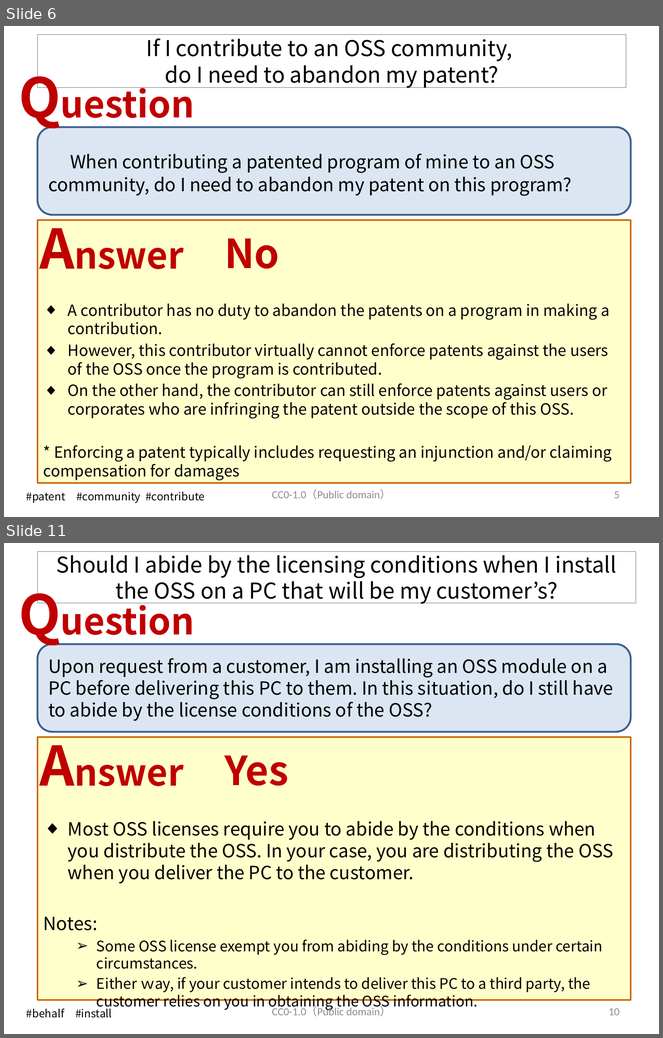
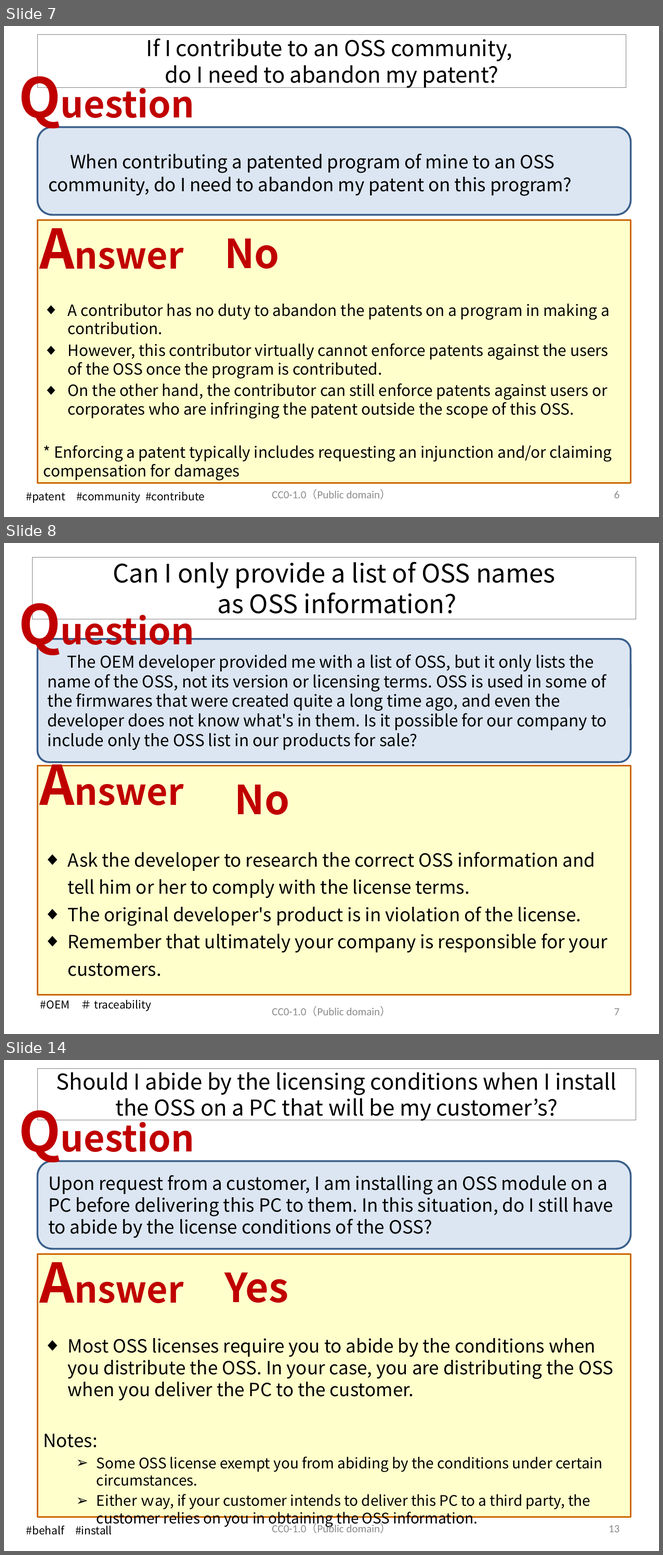
Before and after one commit to OpenChain-Project/OpenChain-JWG, a slide deck: Education_Material/FAQ/Misunderstandings_of_OSS_licenses_CC0.pptx. Shown one above the other, each under a label of ours: slides 6 and 11 before the commit, slides 7, 8 and 14 after it; the slides between them are not shown. The pictures are 663x1038 and 663x1555 pixels, drawn with LibreOffice and Linux fonts; fonts in the diff are those of the drawing. Boxes give left, top, right and bottom in pixels: in the first picture for what was removed or moved away, otherwise in the second. Text is boxed around its words. In the diff, an @@ line names an element or a change of style, - is before the commit and + after.

```diff
--- a/Education_Material/FAQ/Misunderstandings_of_OSS_licenses_CC0.pptx
+++ b/Education_Material/FAQ/Misunderstandings_of_OSS_licenses_CC0.pptx
@@ slide 8 added at (x1=4, y1=543, x2=659, y2=1034), background #FFFFFF @@
@@ title added at (x1=32, y1=558, x2=636, y2=619), outline #808080 0.75 pt, 28 pt, text #000000 @@
+Can I only provide a list of OSS names
+as OSS information?
@@ text added at (x1=12, y1=587, x2=213, y2=659), 40 pt, text #C00000, bold @@
+Question
@@ rounded rectangle added at (x1=37, y1=639, x2=631, y2=762), fill #DCE6F2, outline #3A5F8C 2 pt, 18 pt, text #000000 @@
+The OEM developer provided me with a list of OSS, but it only lists the name of the OSS, not its version or licensing terms. OSS is used in some of the firmwares that were created quite a long time ago, and even the developer does not know what's in them. Is it possible for our company to include only the OSS list in our products for sale?
@@ text added at (x1=33, y1=747, x2=205, y2=820), 40 pt, text #C00000, bold @@
+Answer
@@ rectangle added at (x1=37, y1=766, x2=631, y2=995), fill #FFFFCC, outline #CC6600 2 pt @@
@@ text added at (x1=235, y1=785, x2=290, y2=815), 44 pt, text #C00000, bold @@
+No
@@ text added at (x1=68, y1=852, x2=608, y2=977), 20 pt, text #000000 @@
+◆ Ask the developer to research the correct OSS information and tell him or her to comply with the license terms.
+◆ The original developer's product is in violation of the license.
+◆ Remember that ultimately your company is responsible for your customers.
@@ text added at (x1=40, y1=1000, x2=151, y2=1012), 12 pt, text #000000 @@
+#OEM ＃ traceability
@@ text added at (x1=272, y1=1006, x2=391, y2=1017), 12 pt, text #8C8C8C @@
+CC0-1.0（Public domain）
@@ page number added at (x1=614, y1=1008, x2=620, y2=1016), 12 pt, text #8C8C8C @@
+7
@@ what was slide 6 is now slide 7 @@
@@ page number at (x1=614, y1=491, x2=620, y2=499): text changed @@
-5
+6
@@ what was slide 11 is now slide 14 @@
@@ page number at (x1=609, y1=1525, x2=620, y2=1533): text changed @@
-10
+13
```
Also in this commit, not shown: 18 slides changed, 8 other slides added.
